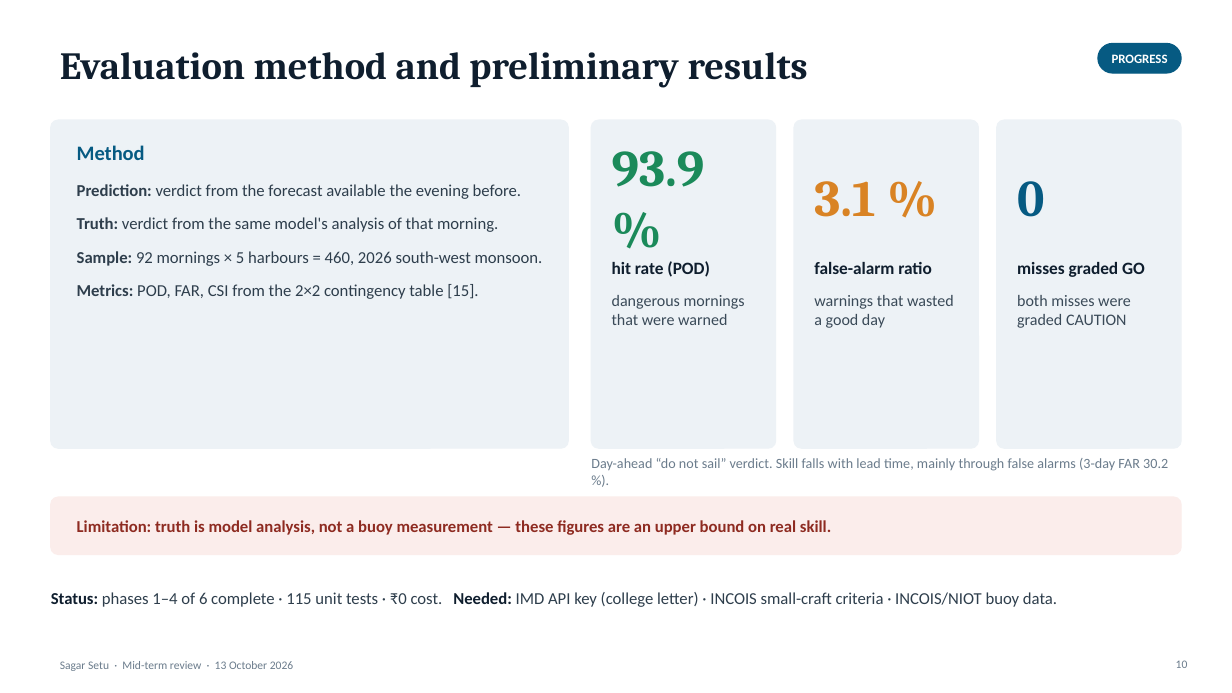
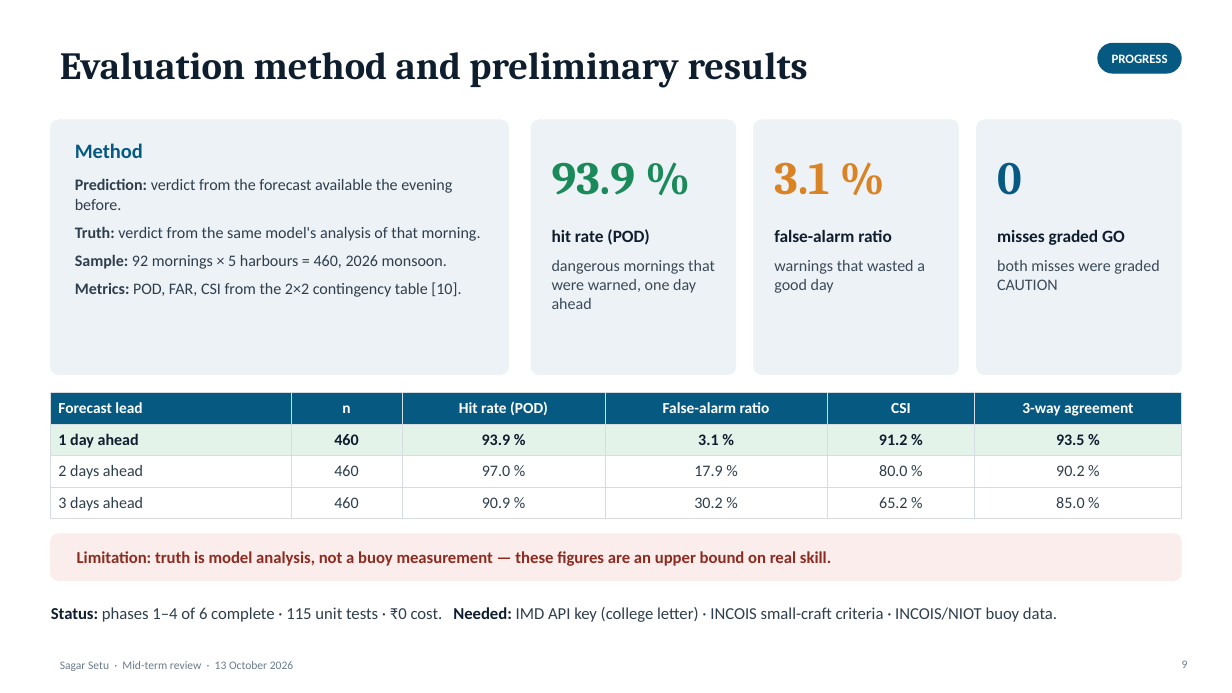
Before and after one commit to harshvsinghnorth/sagar-setu, a slide deck: slide 9 of docs/Sagar_Setu_MidTerm.pptx (slide 10 before the commit). Drawn at 1232x693 pixels with LibreOffice and Linux fonts; fonts in the diff are those of the drawing. Boxes give left, top, right and bottom in pixels: in the first picture for what was removed or moved away, otherwise in the second. Text is boxed around its words. In the diff, an @@ line names an element or a change of style, - is before the commit and + after.

```diff
--- a/docs/Sagar_Setu_MidTerm.pptx
+++ b/docs/Sagar_Setu_MidTerm.pptx
@@ rounded rectangle: place and size @@
-rounded rectangle at (51,120,568,448)
+rounded rectangle at (51,120,508,374)
@@ proportions changed in 5 elements at (51,534,1181,580), (977,120,1181,374), (51,120,508,374), (754,120,958,374), (531,120,736,374) @@
@@ rounded rectangle: place and size @@
-rounded rectangle at (592,120,775,448)
+rounded rectangle at (531,120,736,374)
@@ size 40 to 36 pt in 3 elements at (997,162,1022,195), (774,162,829,195), (552,162,635,195) @@
@@ text "93.9 %": place and size @@
-text "93.9 %" at (612,151,705,187)
+text "93.9 %" at (552,162,635,195)
@@ rounded rectangle: place and size @@
-rounded rectangle at (794,120,978,448)
+rounded rectangle at (754,120,958,374)
@@ text "3.1 %": place and size @@
-text "3.1 %" at (814,181,875,217)
+text "3.1 %" at (774,162,829,195)
@@ rounded rectangle: place and size @@
-rounded rectangle at (997,120,1181,448)
+rounded rectangle at (977,120,1181,374)
@@ text "0": place and size @@
-text "0" at (1017,181,1044,217)
+text "0" at (997,162,1022,195)
@@ text at (75,226,481,241): size 13 to 12.5 pt in "Prediction: verdict from the forecast available the ...", "Truth: verdict from the same model's analysis ..."; line spacing 1.1 to 1.05; less space between paragraphs @@
@@ text "hit rate (POD)": place and size @@
-text "hit rate (POD)" at (612,261,709,277)
+text "hit rate (POD)" at (552,229,649,245)
@@ text "false-alarm ratio": place and size @@
-text "false-alarm ratio" at (814,262,932,274)
+text "false-alarm ratio" at (774,230,892,242)
@@ text "misses graded GO": place and size @@
-text "misses graded GO" at (1017,262,1145,277)
+text "misses graded GO" at (997,230,1125,245)
@@ text at (75,254,461,297): text changed; size 13 to 12.5 pt @@
-Sample: 92 mornings × 5 harbours = 460, 2026 south-west monsoon.
-Metrics: POD, FAR, CSI from the 2×2 contingency table [15].
+Sample: 92 mornings × 5 harbours = 460, 2026 monsoon.
+Metrics: POD, FAR, CSI from the 2×2 contingency table [10].
@@ text at (552,260,715,309): text changed @@
-dangerous mornings that were warned
+dangerous mornings that were warned, one day ahead
@@ text "warnings that wasted a good ..." rewrapped from (814,295,954,328) to (774,260,925,293) @@
@@ text "both misses were graded CAUTION" rewrapped from (1017,295,1131,328) to (997,260,1159,290) @@
@@ table added at (51,393,1181,515), 4 rows, 6 columns @@
+Forecast lead | n | Hit rate (POD) | False-alarm ratio | CSI | 3-way agreement
+1 day ahead | 460 | 93.9 % | 3.1 % | 91.2 % | 93.5 %
+2 days ahead | 460 | 97.0 % | 17.9 % | 80.0 % | 90.2 %
+3 days ahead | 460 | 90.9 % | 30.2 % | 65.2 % | 85.0 %
@@ text removed at (591,458,1168,471) @@
-Day-ahead “do not sail” verdict. Skill falls with lead time, mainly through false alarms (3-day FAR 30.2 %).
@@ rounded rectangle: place and size @@
-rounded rectangle at (51,497,1181,555)
+rounded rectangle at (51,534,1181,580)
@@ text "Limitation: truth is model analysis, ...": place and size @@
-text "Limitation: truth is model analysis, ..." at (77,520,831,535)
+text "Limitation: truth is model analysis, ..." at (77,551,831,566)
@@ text "Status: phases 1–4 of 6 ...": place and size @@
-text "Status: phases 1–4 of 6 ..." at (51,592,1057,607)
+text "Status: phases 1–4 of 6 ..." at (51,607,1057,622)
@@ page number at (1182,660,1188,668): text changed @@
-10
+9
```
Also in this commit, not shown: 6 other slides changed, 1 slide added, 2 slides removed, 10 other files.
